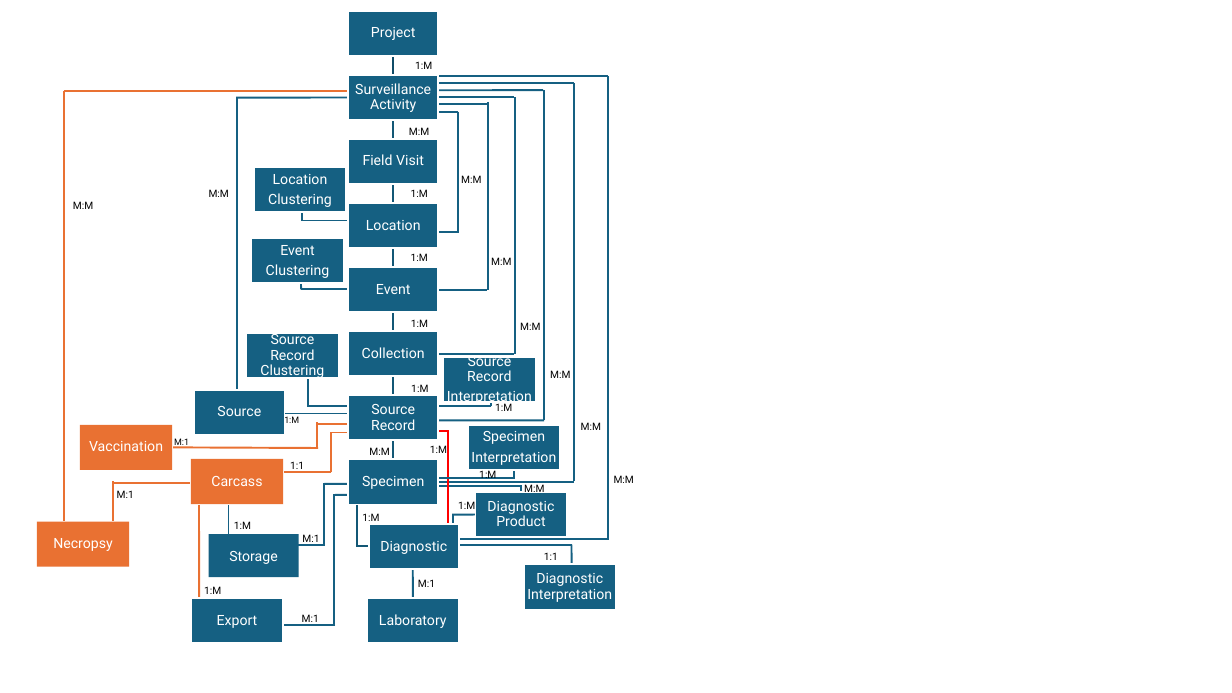
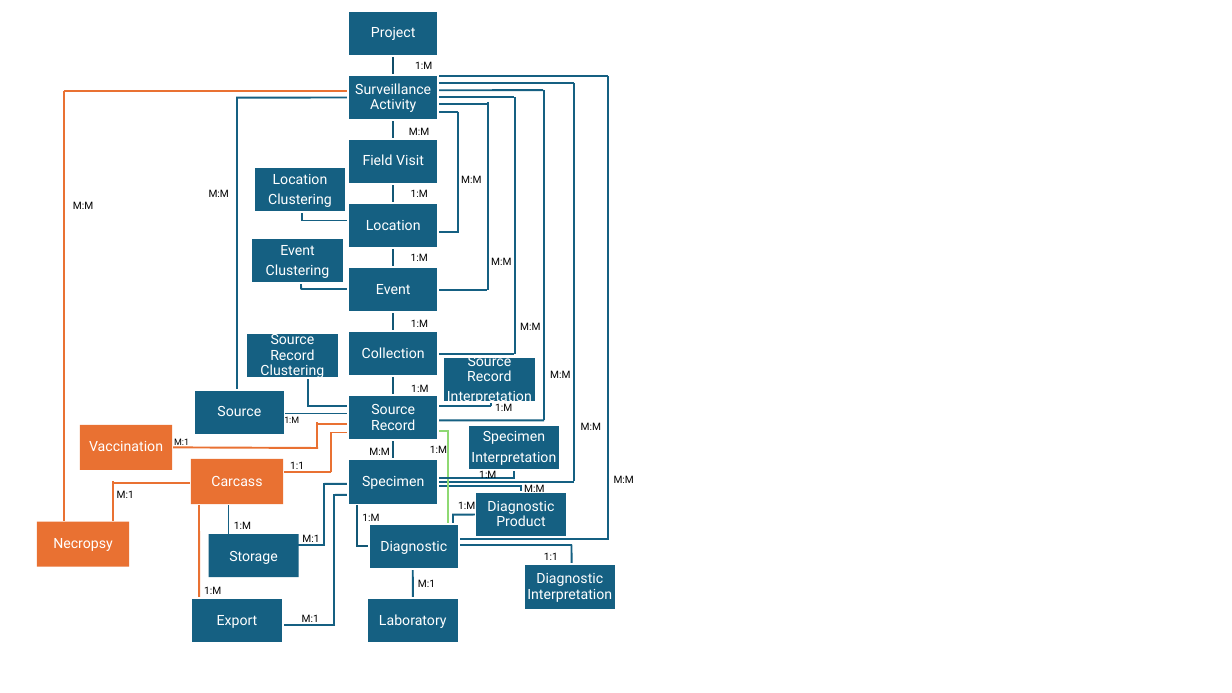
Before and after one commit to dmontecino/WH_Database, a slide deck: slide 1 of Pictures_and_diagrams/diagrams_for_data_model_manual.pptx. Drawn at 1232x693 pixels with LibreOffice and Linux fonts; fonts in the diff are those of the drawing. Boxes give left, top, right and bottom in pixels: in the first picture for what was removed or moved away, otherwise in the second. Text is boxed around its words. In the diff, an @@ line names an element or a change of style, - is before the commit and + after.

```diff
--- a/Pictures_and_diagrams/diagrams_for_data_model_manual.pptx
+++ b/Pictures_and_diagrams/diagrams_for_data_model_manual.pptx
@@ line (448, 432) - (433, 432): stroke #FF0000 1.5 pt to #8ED973 1.5 pt @@
@@ line (448, 527) - (448, 431): stroke #FF0000 1.5 pt to #8ED973 1.5 pt @@
```
Also in this commit, not shown: 10 other files.
